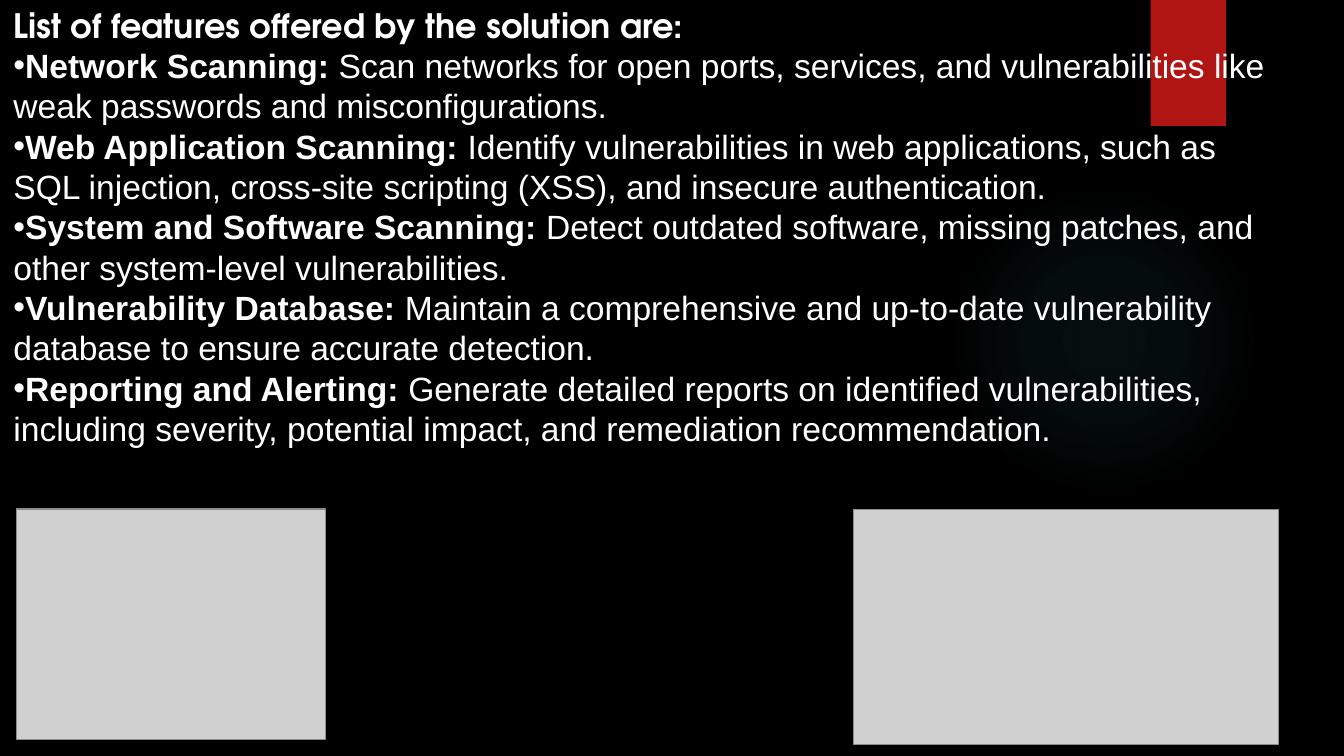
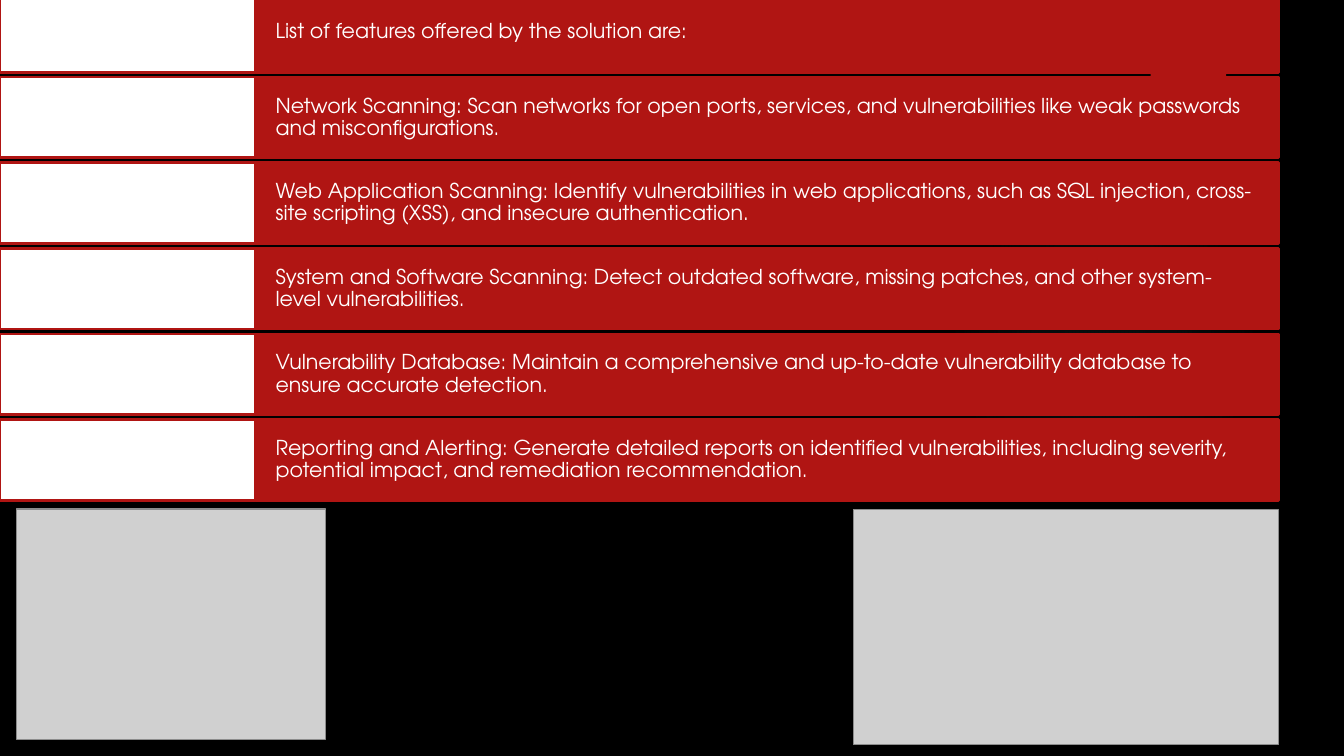
Before and after one commit to Aryanshukla578/Hackathon, a slide deck: slide 4 of Hackathon(codebharat).pptx. Drawn at 1344x756 pixels with LibreOffice and Linux fonts; fonts in the diff are those of the drawing; grey boxes stand for pictures; background and template pictures are left out. Boxes give left, top, right and bottom in pixels: in the first picture for what was removed or moved away, otherwise in the second. Text is boxed around its words. In the diff, an @@ line names an element or a change of style, - is before the commit and + after.

```diff
--- a/Hackathon(codebharat).pptx
+++ b/Hackathon(codebharat).pptx
@@ text removed at (x1=13, y1=12, x2=1264, y2=447) @@
-List of features offered by the solution are:
-• Network Scanning: Scan networks for open ports, services, and vulnerabilities like weak passwords and misconfigurations.
-• Web Application Scanning: Identify vulnerabilities in web applications, such as SQL injection, cross-site scripting (XSS), and insecure authentication.
-• System and Software Scanning: Detect outdated software, missing patches, and other system-level vulnerabilities.
-• Vulnerability Database: Maintain a comprehensive and up-to-date vulnerability database to ensure accurate detection.
-• Reporting and Alerting: Generate detailed reports on identified vulnerabilities, including severity, potential impact, and remediation recommendation.
@@ group added at (x1=0, y1=0, x2=1278, y2=500): 12 rectangles, 12 texts @@
+List of features offered by the solution are:
+List
+Network Scanning: Scan networks for open ports, services, and vulnerabilities like weak passwords and misconfigurations.
+Scanning
+Web Application Scanning: Identify vulnerabilities in web applications, such as SQL injection, cross-site scripting (XSS), and insecure authentication.
+Web
+System and Software Scanning: Detect outdated software, missing patches, and other system-level vulnerabilities.
+Detect
+Vulnerability Database: Maintain a comprehensive and up-to-date vulnerability database to ensure accurate detection.
+Maintain
+Reporting and Alerting: Generate detailed reports on identified vulnerabilities, including severity, potential impact, and remediation recommendation.
+Reporting and Alerting
```
Also in this commit, not shown: 7 other slides changed.
